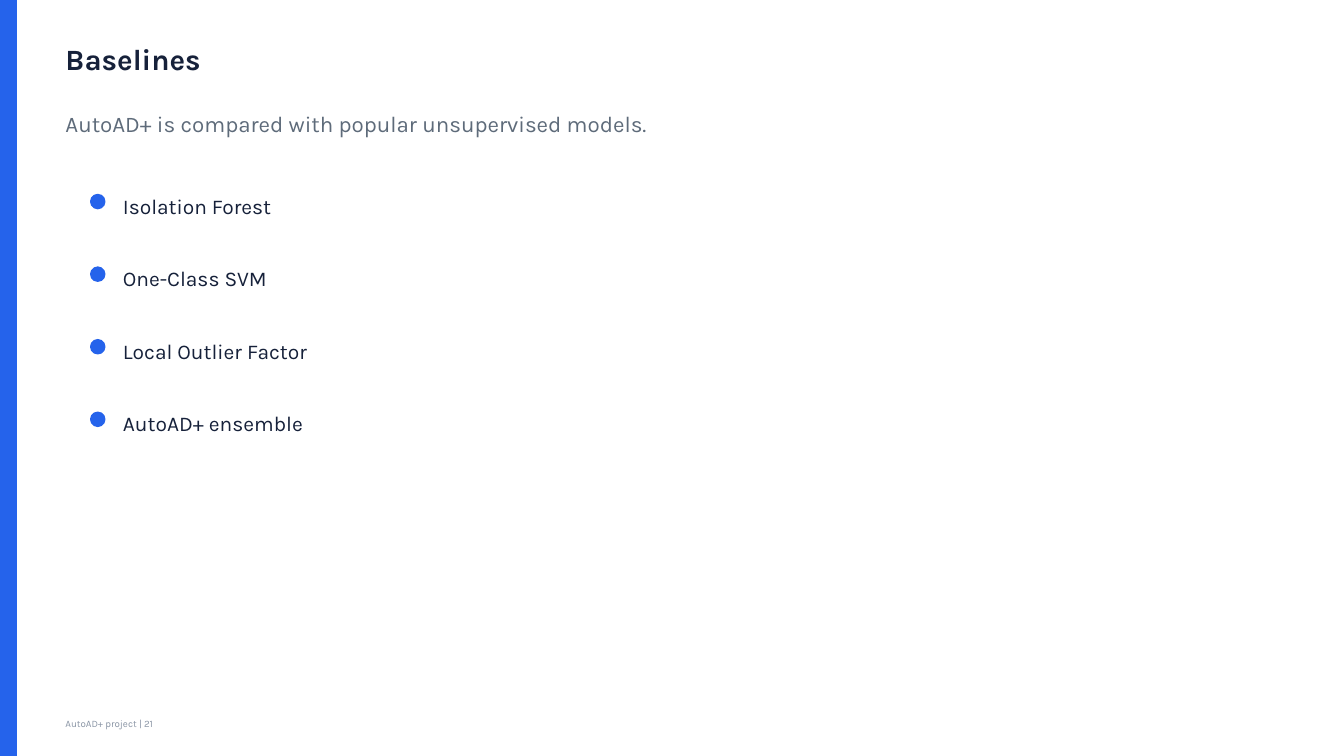
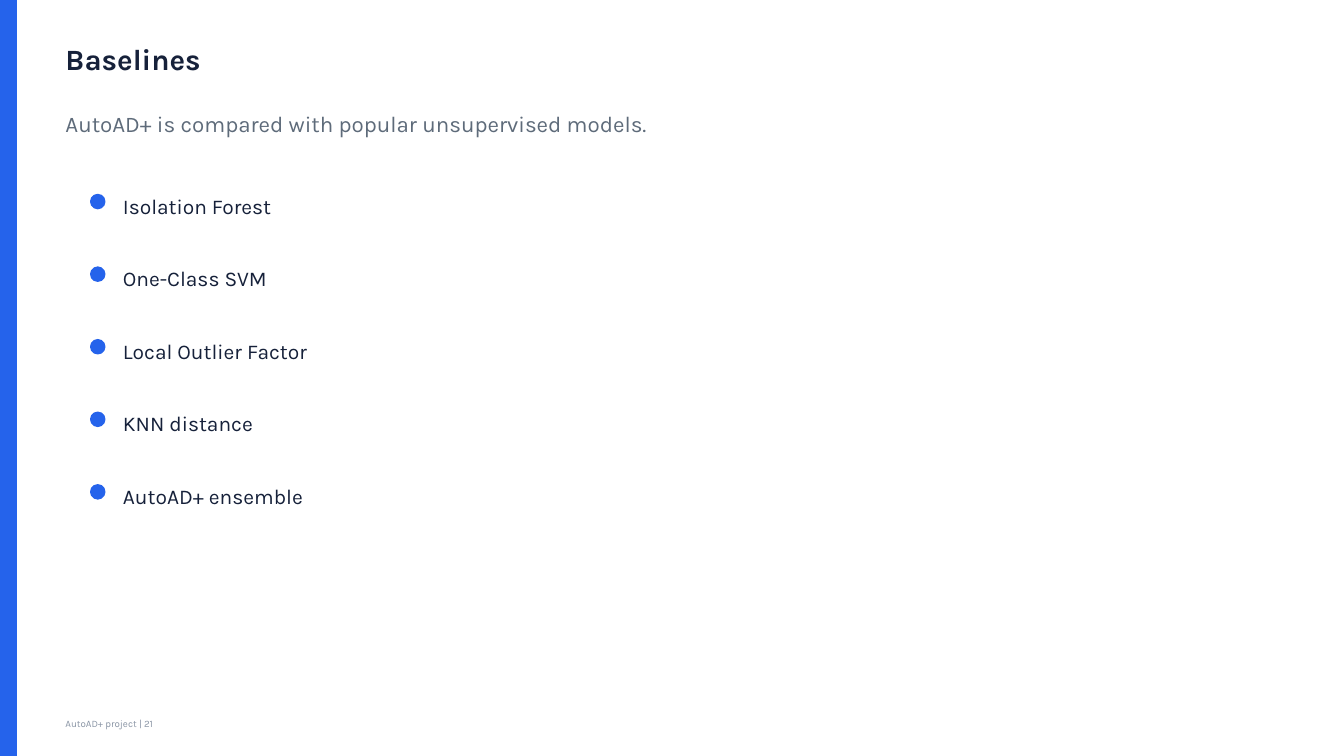
Before and after one commit to 02deno/Automated-Anomaly-Detection-Project, a slide deck: slide 21 of output/presentations/AutoAD_Project_Presentation_updated.pptx. Drawn at 1344x756 pixels with LibreOffice and Linux fonts; fonts in the diff are those of the drawing. Boxes give left, top, right and bottom in pixels: in the first picture for what was removed or moved away, otherwise in the second. Text is boxed around its words. In the diff, an @@ line names an element or a change of style, - is before the commit and + after.

```diff
--- a/output/presentations/AutoAD_Project_Presentation_updated.pptx
+++ b/output/presentations/AutoAD_Project_Presentation_updated.pptx
@@ text added at (123, 416, 252, 432), 15 pt, text #16213A @@
+KNN distance
@@ text "AutoAD+ ensemble": place and size @@
-text "AutoAD+ ensemble" at (123, 416, 303, 432)
+text "AutoAD+ ensemble" at (123, 489, 303, 505)
@@ ellipse added at (91, 485, 105, 499), fill #2563EB, outline #2563EB 1 pt @@
```
Also in this commit, not shown: 10 other slides changed, 7 slides added, 5 slides removed, 7 other files.
